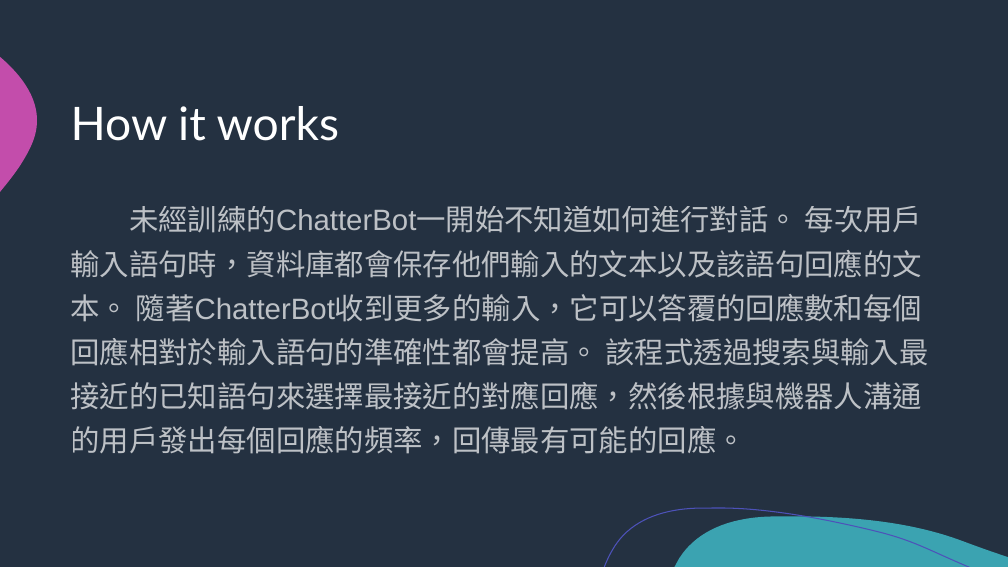
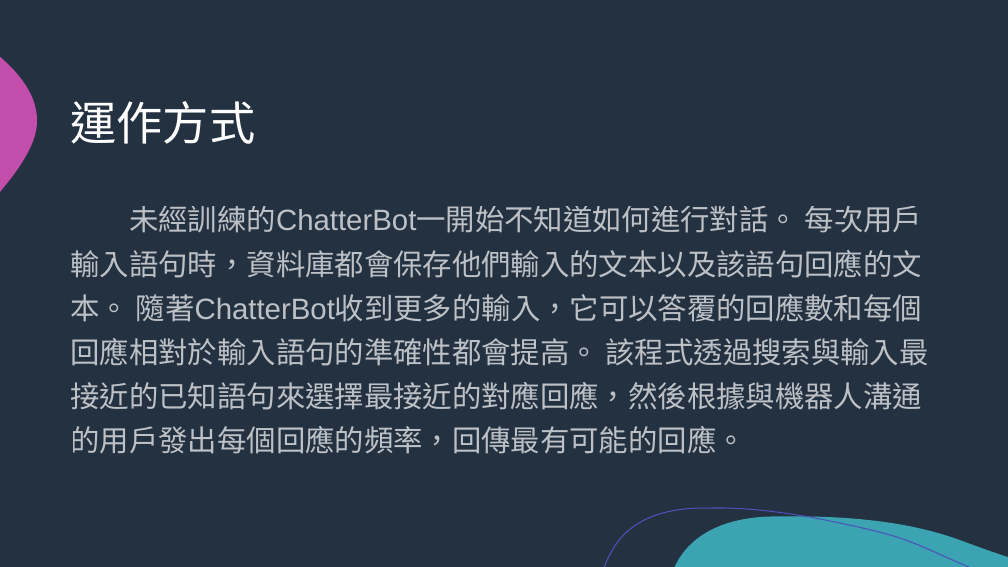
Before and after one commit to NCKU-BDA-2020/2020-NCKU-BDA-Technical-Presentation-I, a slide deck: slide 5 of ChatterBot/Chatterbot_ppt.pptx. Drawn at 1008x567 pixels with LibreOffice and Linux fonts; fonts in the diff are those of the drawing. Boxes give left, top, right and bottom in pixels: in the first picture for what was removed or moved away, otherwise in the second. Text is boxed around its words. In the diff, an @@ line names an element or a change of style, - is before the commit and + after.

```diff
--- a/ChatterBot/Chatterbot_ppt.pptx
+++ b/ChatterBot/Chatterbot_ppt.pptx
@@ title at (x1=71, y1=101, x2=256, y2=144): text changed @@
-How it works
+運作方式
```
Also in this commit, not shown: 9 other slides changed, 4 slides added, 8 slides removed, 2 other files.
